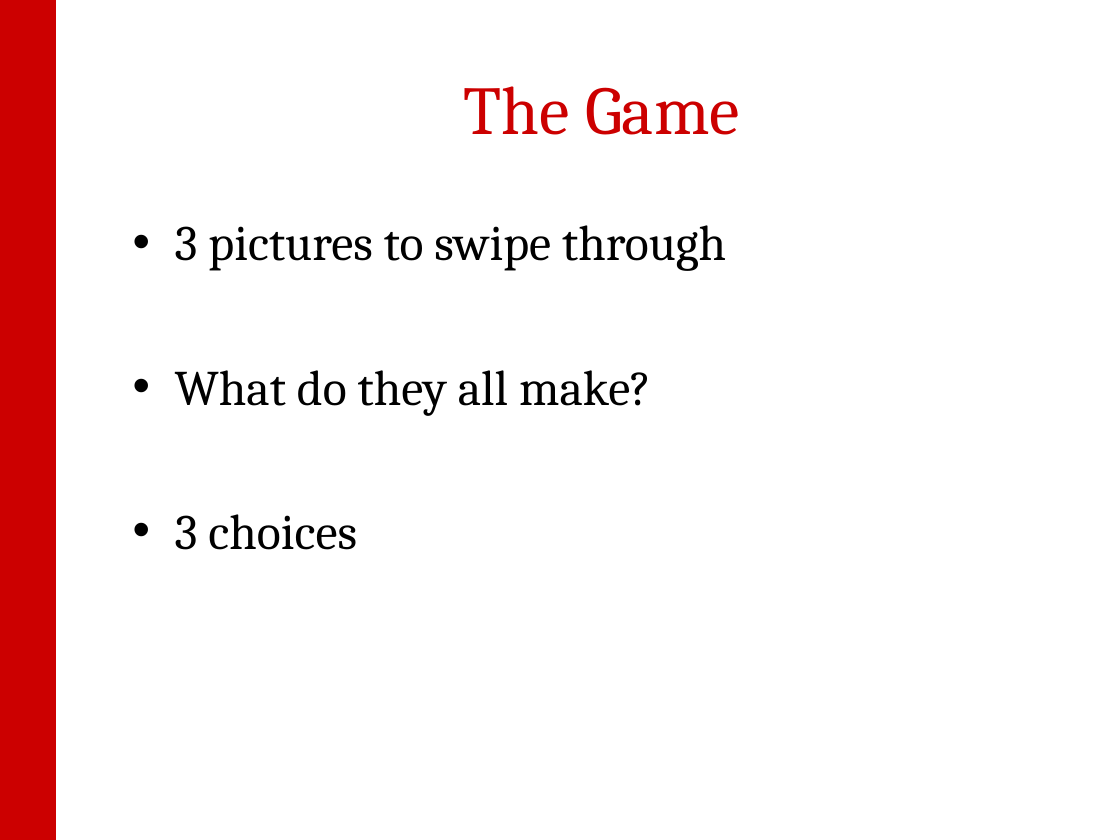
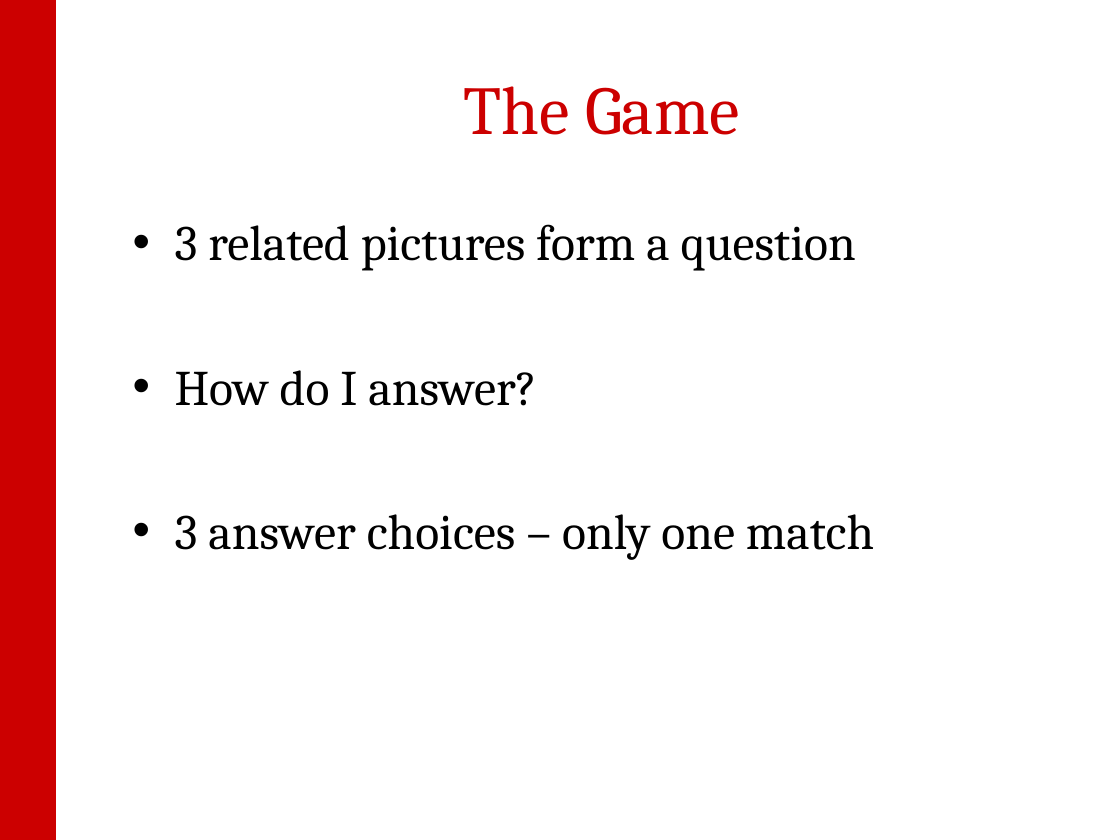
Before and after one commit to NCSUWebClass/fall14-recognize1, a slide deck: slide 2 of PowerpointFinal.ppt. Drawn at 1120x840 pixels with LibreOffice and Linux fonts; fonts in the diff are those of the drawing; background and template pictures are left out. Boxes give left, top, right and bottom in pixels: in the first picture for what was removed or moved away, otherwise in the second. Text is boxed around its words. In the diff, an @@ line names an element or a change of style, - is before the commit and + after.

Commit message:
Updated powerpoint with the final.

```diff
--- a/PowerpointFinal.ppt
+++ b/PowerpointFinal.ppt
@@ text at (175, 224, 874, 560): text changed @@
-• 3 pictures to swipe through
-• What do they all make?
-• 3 choices
+• 3 related pictures form a question
+• How do I answer?
+• 3 answer choices – only one match
```
Also in this commit, not shown: 1 other slide changed.
